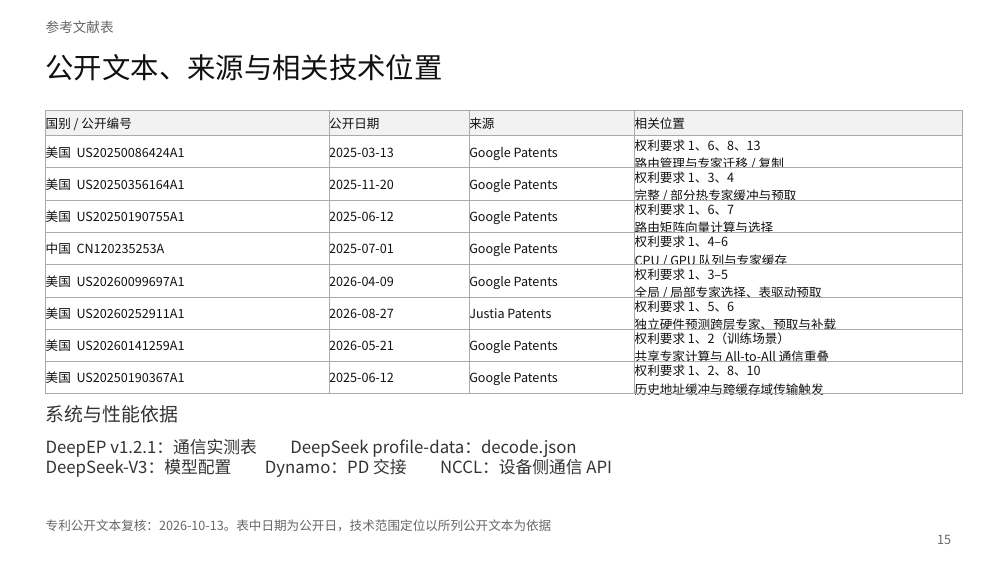
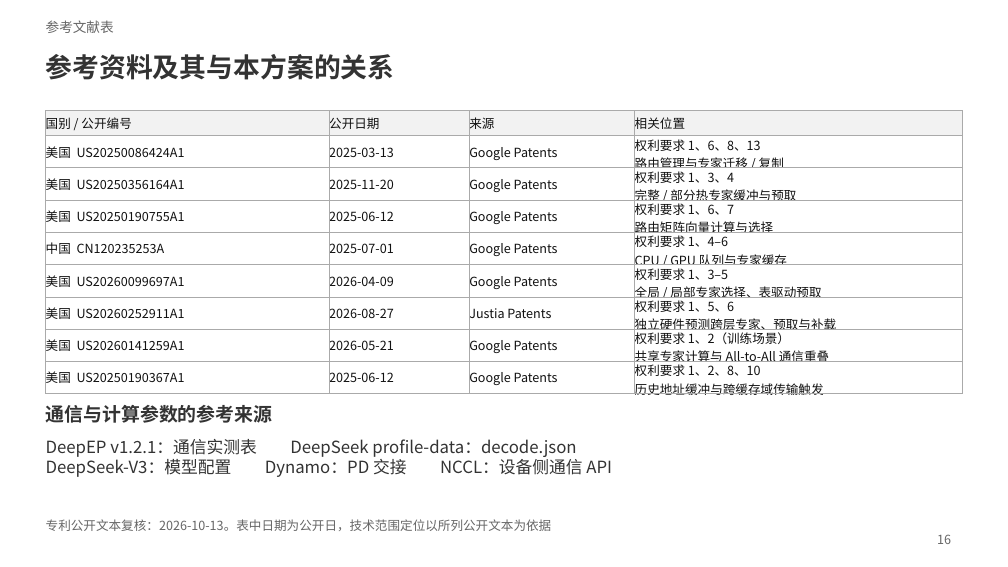
Before and after one commit to Frandium/kv_cache, a slide deck: slide 16 of main_swapmoe/patents/ppt/MoE解码专家驻留与自主补载.pptx (slide 15 before the commit). Drawn at 1008x567 pixels with LibreOffice and Linux fonts; fonts in the diff are those of the drawing. Boxes give left, top, right and bottom in pixels: in the first picture for what was removed or moved away, otherwise in the second. Text is boxed around its words. In the diff, an @@ line names an element or a change of style, - is before the commit and + after.

```diff
--- a/main_swapmoe/patents/ppt/MoE解码专家驻留与自主补载.pptx
+++ b/main_swapmoe/patents/ppt/MoE解码专家驻留与自主补载.pptx
@@ text at [46,54,395,80]: text changed; size 27 to 25.5 pt; font Noto Sans CJK SC to Noto Sans CJK JP; text colour #111111 to #333333; bold on @@
-公开文本、来源与相关技术位置
+参考资料及其与本方案的关系
@@ text at [46,405,273,423]: text changed; font Noto Sans CJK SC to Noto Sans CJK JP; bold on @@
-系统与性能依据
+通信与计算参数的参考来源
@@ text at [937,534,951,544]: text changed @@
-15
+16
```
Also in this commit, not shown: 14 other slides changed, 1 slide added, 2 other files.
